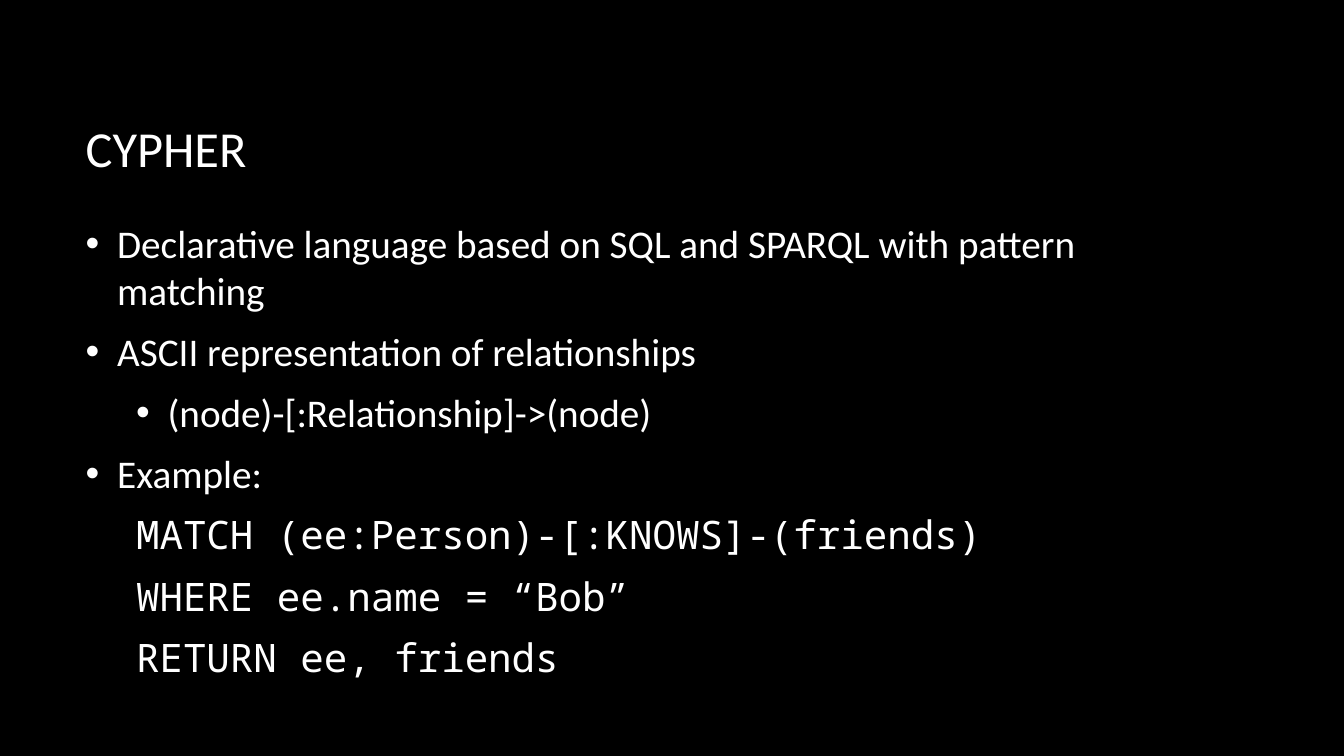
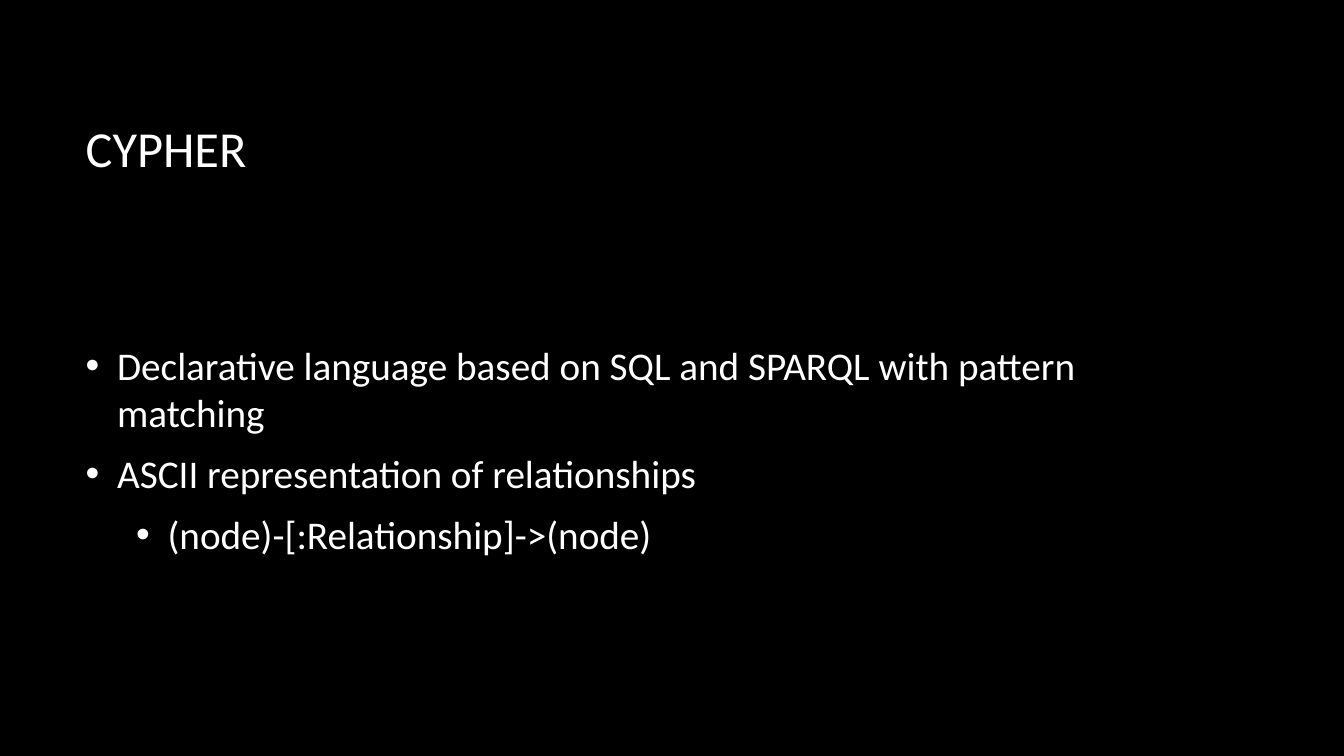
Before and after one commit to erstrong/INFO-7390-ADS-Fall-17-TeamNo., a slide deck: slide 13 of Team Presentation/GraphAnalytics.pptx (slide 9 before the commit). Drawn at 1344x756 pixels with LibreOffice and Linux fonts; fonts in the diff are those of the drawing; background and template pictures are left out. Boxes give left, top, right and bottom in pixels: in the first picture for what was removed or moved away, otherwise in the second. Text is boxed around its words. In the diff, an @@ line names an element or a change of style, - is before the commit and + after.

```diff
--- a/Team Presentation/GraphAnalytics.pptx
+++ b/Team Presentation/GraphAnalytics.pptx
@@ text at (117, 460, 981, 678): paragraphs removed @@
-• Example:
-  MATCH (ee:Person)-[:KNOWS]-(friends)
-  WHERE ee.name = “Bob”
-  RETURN ee, friends
```
Also in this commit, not shown: 3 other slides changed, 5 slides added, 1 slide removed, 2 other files.
